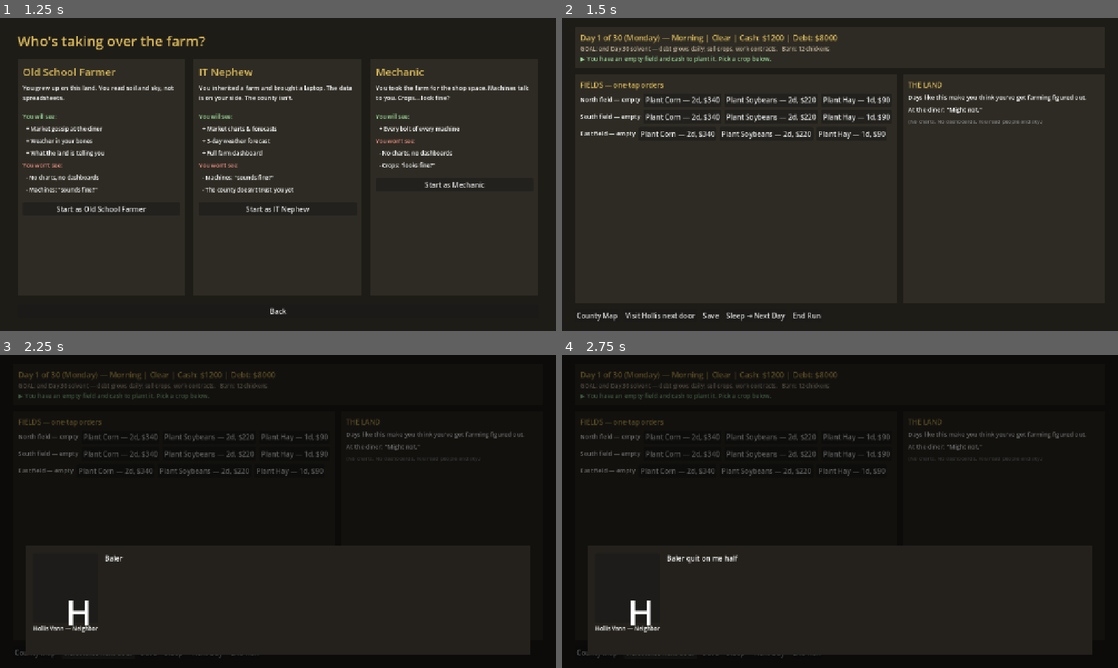
Above: before the commit, frames 1-4 (two rows, left to right).
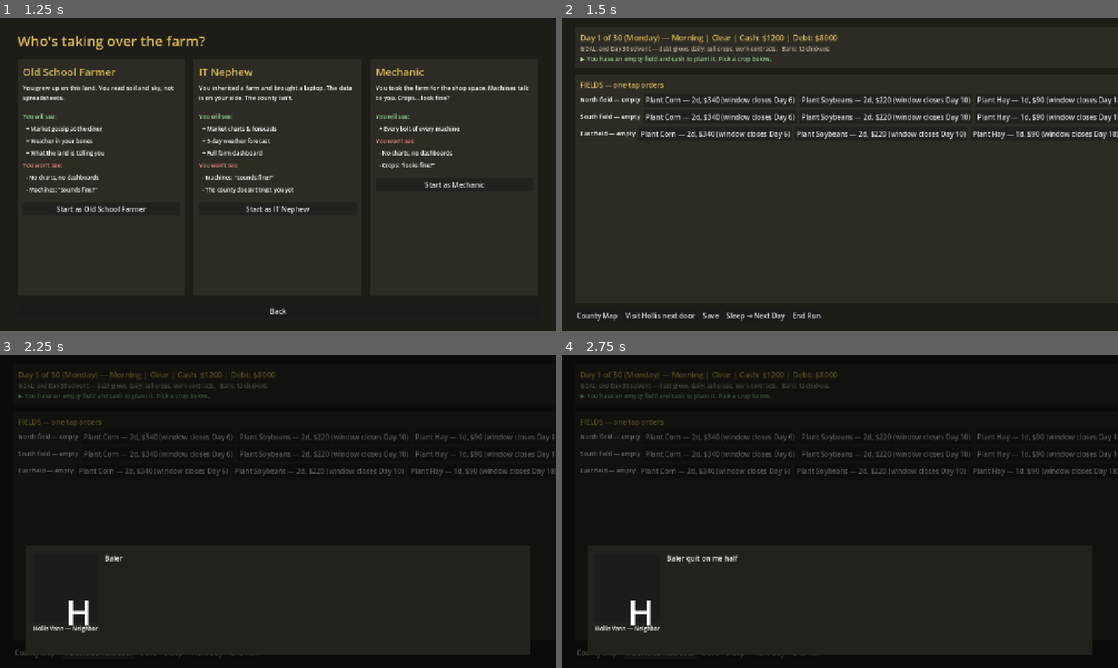
Above: after the commit, the same moments.

Repository: nastyn8dawg-blip/Dirt_Money
Game: Godot game, scene res://scenes/main.tscn
Same seed, same stepped clock (60 frames per second), same inputs: the game is played once before the commit and once after it.
Inputs:
- Up to frame 1 (1.25 s): click "New Run" at 0.5 s
- Up to frame 2 (1.5 s): click "Start as Old School Farmer" at 1.25 s
- Up to frame 3 (2.25 s): click "Visit Hollis next door" at 2 s
- Up to frame 4 (2.75 s): no input

Frame 1 is identical in both runs. In frame 2, 3.1% of the frame differs, in the area x 27-100%, y 20-39%; in frame 3, 1.9%; in frame 4, 1.9%.

Commit message:
One-cycle season ruled and enforced; Mechanic wrench income goes live
- Director ruling canonized: 30 days = one committed compressed season.
  Planting windows: corn by Day 6, soybeans Day 10, hay Day 18 with
  cuts capped at 3 - missing a window is strategy, not a bug. HUD shows
  window deadlines and closes gracefully
- Farming-depth directive canonized in GAMEPLAY_SPEC (prep stages,
  rotation memory, mid-growth care - sprints 4/8); Roy pop-in lines and
  event philosophy parked verbatim in DIRT_MONEY_CANON_LINES.md
- Repair contracts live: gated on the baler story (flag, not rep, per
  the ripple chain), 3 jobs worked a day at a time at the board, income
  lands in repair_salvage_revenue, completion is a kept handshake
- accept_contract now enforces requires-gates for direct callers
- Harness after ruling: OS -21% = legacy premium gap; IT -11% = timing
  edge gap (Director suspicion CONFIRMED - without the edge IT
  undershoots); ME -22% = salvage flip gap. Drift maps 1:1 to missing
  identity systems; double-cropping eliminated

Co-Authored-By: Claude Fable 5 <noreply@anthropic.com>

Diff:
--- a/data/contracts.json
+++ b/data/contracts.json
@@ -18,7 +18,7 @@
     {
       "id": "baler_repair", "type": "repair", "offered_by": "marge",
       "title": "Co-op Members' Baler Repairs",
-      "requires": { "background": "mechanic", "min_reputation": 20 },
+      "requires": { "background": "mechanic", "flag": "baler_fixed" },
       "terms": { "jobs": 3, "pay_per_job": 250, "deadline_days": 8, "penalty": 100 },
       "negotiable": ["pay_per_job"]
     },
--- a/data/crops.json
+++ b/data/crops.json
@@ -5,6 +5,7 @@
       "id": "corn",
       "name": "Corn",
       "grow_days": 10,
+      "plant_by_day": 6,
       "plant_order": { "days": 2, "cost": 340 },
       "harvest_order": { "days": 2, "cost": 180 },
       "base_yield_units": 300,
@@ -15,6 +16,7 @@
       "id": "soybeans",
       "name": "Soybeans",
       "grow_days": 9,
+      "plant_by_day": 10,
       "plant_order": { "days": 2, "cost": 220 },
       "harvest_order": { "days": 1, "cost": 140 },
       "base_yield_units": 200,
@@ -25,10 +27,12 @@
       "id": "hay",
       "name": "Hay",
       "grow_days": 6,
+      "plant_by_day": 18,
       "plant_order": { "days": 1, "cost": 90 },
       "harvest_order": { "days": 1, "cost": 80 },
       "base_yield_units": 100,
       "multi_cut": true,
+      "max_harvests": 3,
       "weather_sensitivity": { "drought": -0.2, "rain_heavy": -0.3 },
       "role": "steady trickle + livestock tie-in"
     }
--- a/scripts/autoload/game_state.gd
+++ b/scripts/autoload/game_state.gd
@@ -93,6 +93,10 @@
 		return false
 	if kind == "plant" and fields[field].state != "fallow":
 		return false
+	# One-cycle season: planting windows are commitments (Director ruling).
+	# Missing the window is a strategic consequence, not a bug.
+	if kind == "plant" and CalendarManager.day > int(crop.get("plant_by_day", 30)):
+		return false
 	if kind == "harvest" and fields[field].state != "ready":
 		return false
 	var order_info: Dictionary = crop.get(kind + "_order", {})
@@ -111,7 +115,10 @@
 		"days_left": int(order_info.get("days", 1)), "cost": cost,
 	}
 	field_orders.append(order)
-	fields[field] = {"state": "working", "crop": crop_id}
+	fields[field] = {
+		"state": "working", "crop": crop_id,
+		"cuts": int(fields[field].get("cuts", 0)),
+	}
 	EventBus.money_changed.emit(cash, debt)
 	EventBus.field_order_issued.emit(order)
 	return true
@@ -150,7 +157,15 @@
 			var units := int(crop.get("base_yield_units", 0))
 			add_inventory(order.crop, units)
 			harvest_log[order.crop] = int(harvest_log.get(order.crop, 0)) + units
-			fields[order.field] = {"state": "fallow", "crop": ""}
+			var cuts := int(fields[order.field].get("cuts", 0)) + 1
+			if crop.get("multi_cut", false) and cuts < int(crop.get("max_harvests", 1)):
+				# Hay regrows for another cutting — capped per season
+				fields[order.field] = {
+					"state": "growing", "crop": order.crop,
+					"days_to_ready": int(crop.get("grow_days", 1)), "cuts": cuts,
+				}
+			else:
+				fields[order.field] = {"state": "fallow", "crop": ""}
 		EventBus.field_order_completed.emit(order)
 
 
@@ -209,20 +224,35 @@
 
 
 func accept_contract(contract_id: String) -> bool:
-	# v1: delivery/legacy only — supply, repair, and favor contracts resolve
-	# through conversation flows landing in sprints 6-7.
+	# v1: delivery/legacy/repair — supply and favor contracts resolve
+	# through conversation flows landing in sprint 6.
 	var tpl := find_contract_template(contract_id)
-	if tpl.is_empty() or not tpl.get("type", "") in ["delivery", "legacy"]:
+	var kind: String = tpl.get("type", "")
+	if tpl.is_empty() or not kind in ["delivery", "legacy", "repair"]:
+		return false
+	if kind == "repair" and background_id != "mechanic":
 		return false
 	if not active_contract(contract_id).is_empty():
+		return false
+	# Enforce requires here too — the board grays these out, but direct
+	# callers (bot, future dialogue effects) must hit the same gates
+	var req: Dictionary = tpl.get("requires", {})
+	if req.get("background", "") != "" and req.background != background_id:
+		return false
+	if req.get("flag", "") != "" and not has_flag(req.flag):
+		return false
+	if ReputationLedger.get_rep(tpl.get("offered_by", "")) < int(req.get("min_reputation", 0)):
 		return false
 	var terms: Dictionary = tpl.get("terms", {})
 	contracts_active.append({
 		"id": contract_id,
+		"type": kind,
 		"offered_by": tpl.get("offered_by", ""),
 		"commodity": terms.get("commodity", ""),
 		"units": int(terms.get("units", 0)),
 		"rate_mult": float(terms.get("rate_mult", 1.0)),
+		"jobs_left": int(terms.get("jobs", 0)),
+		"pay_per_job": int(terms.get("pay_per_job", 0)),
 		"penalty": int(terms.get("penalty", 0)),
 		"accepted_day": CalendarManager.day,
 		"deadline_day": CalendarManager.day + int(terms.get("deadline_days", 7)),
@@ -230,6 +260,35 @@
 	set_flag("contract_accepted")
 	EventBus.contract_accepted.emit(contract_id)
 	return true
+
+
+func work_repair_job() -> Dictionary:
+	# The Mechanic's income identity: a day's wrench work on a co-op member's
+	# machine. Returns {} if there's nothing to work.
+	if background_id != "mechanic":
+		return {}
+	for c in contracts_active:
+		if c.get("type", "") != "repair" or int(c.get("jobs_left", 0)) <= 0:
+			continue
+		var success := _breakdown_rng.randf() < 0.8
+		if success:
+			add_cash(int(c.pay_per_job), "repair_salvage_revenue")
+		else:
+			# The stubborn one: parts eat the day's pay (still content, not
+			# punishment — the county hears you kept at it)
+			add_cash(-40, "repair_costs")
+		c.jobs_left = int(c.jobs_left) - 1
+		if int(c.jobs_left) <= 0:
+			contracts_active.erase(c)
+			contracts_completed += 1
+			ReputationLedger.apply_effects([
+				{"op": "rep_delta", "npc": "marge", "value": 4},
+				{"op": "county_delta", "value": 1},
+				{"op": "flag_set", "flag": "repair_contract_done"},
+			])
+			EventBus.contract_delivered.emit(c.id)
+		return {"success": success, "jobs_left": int(c.get("jobs_left", 0))}
+	return {}
 
 
 func deliver_contract(contract_id: String) -> bool:
--- a/scripts/screens/contracts_screen.gd
+++ b/scripts/screens/contracts_screen.gd
@@ -44,6 +44,16 @@
 		var row := HBoxContainer.new()
 		row.add_theme_constant_override("separation", 10)
 		_list.add_child(row)
+		if contract.get("type", "") == "repair":
+			make_label(row, "ACTIVE: %d repair job(s) left — due %s (Day %d), $%d each" % [
+				contract.jobs_left, CalendarManager.weekday_of(contract.deadline_day),
+				contract.deadline_day, contract.pay_per_job,
+			], 15, Color(0.6, 0.85, 0.6))
+			make_button(row, "Work a job (costs a time block)", func():
+				CalendarManager.spend_block()
+				GameState.work_repair_job()
+				_refresh())
+			continue
 		var have: int = GameState.inventory.get(contract.commodity, 0)
 		make_label(row, "ACTIVE: %d %s — due %s (Day %d) — you have %d" % [
 			contract.units, contract.commodity,
@@ -88,7 +98,7 @@
 			]
 		make_label(row, desc, 15, color)
 		if available:
-			if contract.type in ["delivery", "legacy"]:
+			if contract.type in ["delivery", "legacy", "repair"]:
 				make_button(row, "Shake on it", func():
 					GameState.accept_contract(contract.id)
 					_refresh())
--- a/scripts/screens/farm_hud.gd
+++ b/scripts/screens/farm_hud.gd
@@ -125,13 +125,20 @@
 			_: state_txt = "%s field — %s" % [field_id.capitalize(), f.state]
 		make_label(row, state_txt, 14)
 		if f.state == "fallow":
+			var any_open := false
 			for crop_id in DataLoader.crops.keys():
 				var crop: Dictionary = DataLoader.crops[crop_id]
+				if CalendarManager.day > int(crop.get("plant_by_day", 30)):
+					continue
+				any_open = true
 				var order: Dictionary = crop.get("plant_order", {})
-				make_button(row, "Plant %s — %dd, $%d" % [crop.name, order.get("days", 0), order.get("cost", 0)],
+				make_button(row, "Plant %s — %dd, $%d (window closes Day %d)" % [
+					crop.name, order.get("days", 0), order.get("cost", 0), crop.get("plant_by_day", 30)],
 					func():
 						GameState.issue_field_order(field_id, crop_id, "plant")
 						_refresh())
+			if not any_open:
+				make_label(row, "— planting windows closed for the season", 13, Color(0.6, 0.55, 0.45))
 		elif f.state == "growing":
 			make_label(row, "— ready in %d day(s)" % int(f.get("days_to_ready", 0)), 13, Color(0.7, 0.85, 0.6))
 		elif f.state == "ready":
--- a/tests/autoplay.gd
+++ b/tests/autoplay.gd
@@ -14,7 +14,7 @@
 const MISSING_SYSTEMS := {
 	"old_school": "legacy contract premium rarely reachable by bot (Marge >= 40); weather intuition has no mechanical value yet",
 	"it_nephew": "market-timing edge (model prices 1.15x), automation perks, trust questline, incompetence costs beyond labor mult",
-	"mechanic": "repair contracts, salvage/auction flip, cheaper self-repair, restoration income - his ENTIRE income identity",
+	"mechanic": "salvage/auction flip (~$750 in model), cheaper self-repair, restoration income; repair contracts LIVE as of 2026-07-03",
 }
 const INCOME_KEYS := ["crop_revenue", "contract_revenue", "livestock_revenue", "repair_salvage_revenue", "misc"]
 const COST_KEYS := ["order_seed_fuel", "labor_premium", "repair_costs", "penalties", "travel_fuel"]
@@ -115,6 +115,11 @@
 	if GameState.active_contract("corn_delivery_t1").is_empty() and _current_bg != "mechanic":
 		GameState.accept_contract("corn_delivery_t1")
 	GameState.deliver_contract("corn_delivery_t1")
+	# Mechanic identity: take the repair pipeline once the baler fix opens it
+	if _current_bg == "mechanic":
+		if GameState.has_flag("baler_fixed") and GameState.active_contract("baler_repair").is_empty() and not GameState.has_flag("repair_contract_done"):
+			GameState.accept_contract("baler_repair")
+		GameState.work_repair_job()
 	# Sell whatever's left at today's prices
 	for commodity in GameState.inventory.keys():
 		var units: int = GameState.inventory[commodity]
--- a/tests/smoke_test.gd
+++ b/tests/smoke_test.gd
@@ -17,6 +17,8 @@
 	test_storm_event()
 	test_breakdown()
 	test_endings()
+	test_one_cycle_season()
+	test_repair_contracts()
 
 	if failures.is_empty():
 		print("SMOKE TESTS PASSED")
@@ -239,3 +241,47 @@
 	GameState.cash = 5000
 	ReputationLedger.county = 0
 	check(DataLoader.pick_ending().get("id", "") == "solvent_stranger", "solvent stranger ending wins")
+
+
+func test_one_cycle_season() -> void:
+	GameState.new_run("old_school", 200)
+	CalendarManager.day = 7
+	check(not GameState.issue_field_order("north", "corn", "plant"), "corn window closes Day 6")
+	check(GameState.issue_field_order("north", "soybeans", "plant"), "soy window still open Day 7")
+	CalendarManager.day = 19
+	check(not GameState.issue_field_order("south", "hay", "plant"), "hay window closes Day 18")
+	# Hay: multi-cut capped, no infinite loop
+	GameState.new_run("old_school", 201)
+	GameState.issue_field_order("east", "hay", "plant")
+	var cuts := 0
+	for i in range(30):
+		CalendarManager.advance_day()
+		if not GameState.pending_breakdown.is_empty():
+			ReputationLedger.apply_effects([{ "op": "breakdown_resolve", "value": "resume" }])
+		if GameState.fields["east"].state == "ready":
+			GameState.issue_field_order("east", "hay", "harvest")
+			cuts += 1
+	check(cuts == 3, "hay gives exactly max_harvests cuts (got %d)" % cuts)
+	check(GameState.fields["east"].state == "fallow", "hay field retires after final cut")
+
+
+func test_repair_contracts() -> void:
+	GameState.new_run("mechanic", 202)
+	check(not GameState.accept_contract("baler_repair"), "repair pipeline locked until the baler story")
+	GameState.set_flag("baler_fixed")
+	check(GameState.accept_contract("baler_repair"), "repair contract accepts for mechanic")
+	GameState.new_run("old_school", 203)
+	GameState.set_flag("baler_fixed")
+	check(not GameState.accept_contract("baler_repair"), "repair contract refuses non-mechanic")
+	GameState.new_run("mechanic", 204)
+	GameState.set_flag("baler_fixed")
+	GameState.accept_contract("baler_repair")
+	var earned_before := int(GameState.ledger.get("repair_salvage_revenue", 0))
+	var worked := 0
+	while not GameState.active_contract("baler_repair").is_empty() and worked < 10:
+		GameState.work_repair_job()
+		worked += 1
+	check(worked == 3, "three jobs complete the contract (worked %d)" % worked)
+	check(GameState.contracts_completed == 1, "repair contract counts as a kept handshake")
+	check(GameState.has_flag("repair_contract_done"), "county hears the wrench")
+	check(int(GameState.ledger.get("repair_salvage_revenue", 0)) > earned_before, "wrench income lands in its own ledger line")
Not shown, added: docs/DIRT_MONEY_CANON_LINES.md
Not shown, changed: docs/DIRT_MONEY_CRITIQUE.md
Not shown, changed: docs/DIRT_MONEY_GAMEPLAY_SPEC.md
